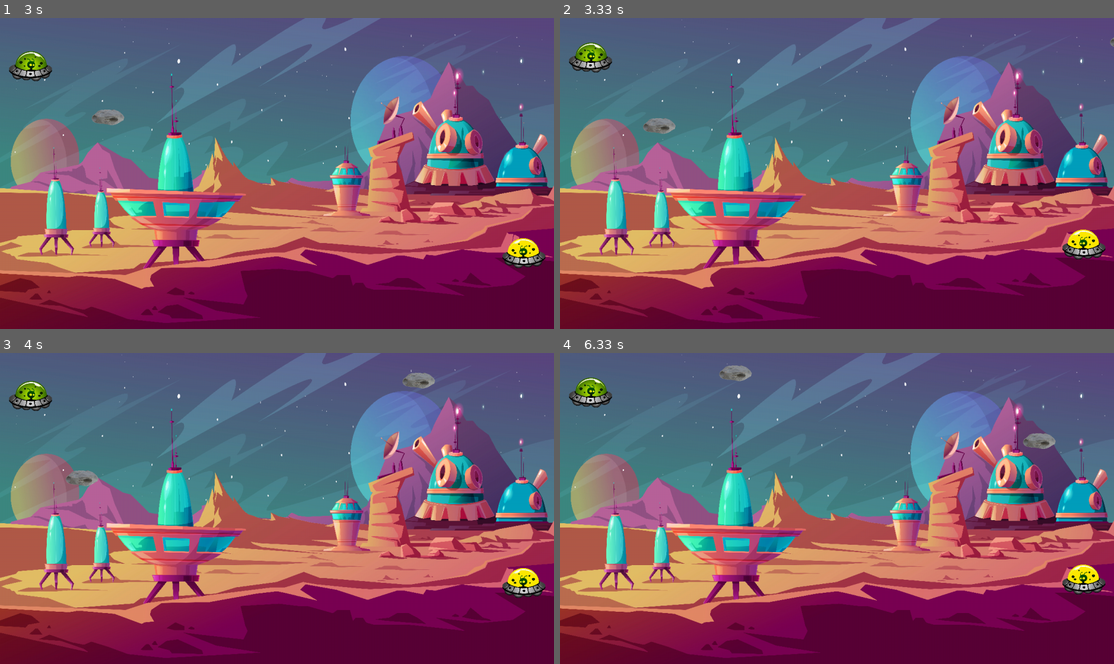
Above: before the commit, frames 1-4 (two rows, left to right).
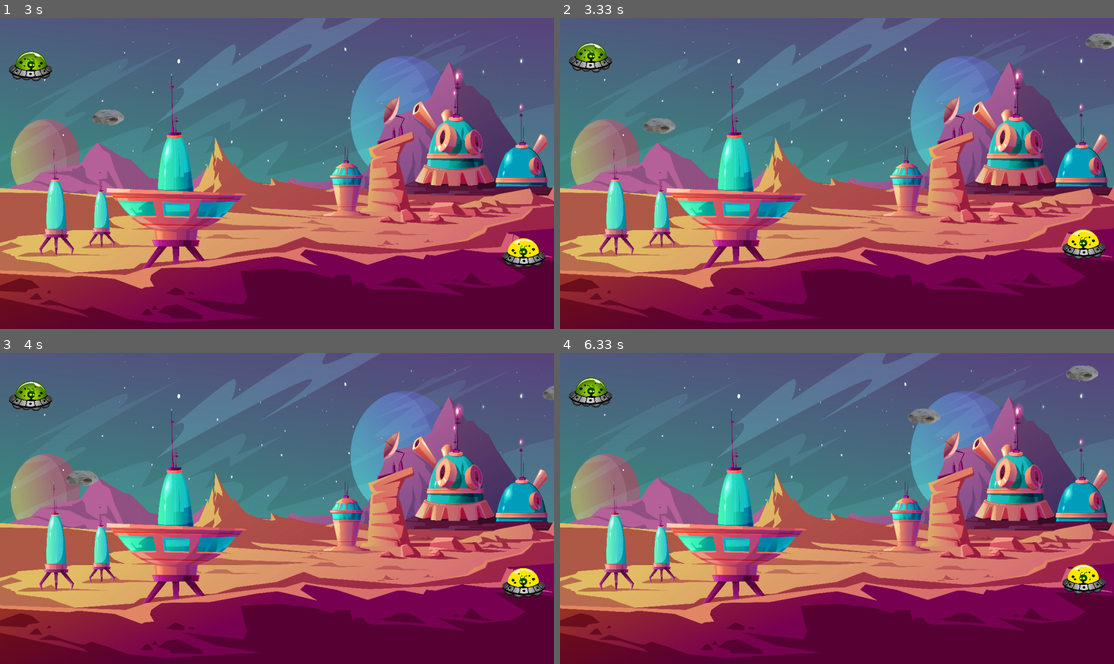
Above: after the commit, the same moments.

Repository: RedaPengam/Collision-Game
Game: pygame game, started from Collision Game/class_Main.py
Same seed, same stepped clock (60 frames per second), same inputs: the game is played once before the commit and once after it.
Inputs:
- Up to frame 1 (3 s): tap W at 0.33 s; hold Up 0.67-1.13 s; hold W 0.67-1.13 s; hold Down 1.17-1.47 s; hold S 1.17-1.47 s; hold Up 1.5-1.87 s; hold W 1.5-1.87 s; hold Down 1.9-2.27 s; hold S 1.9-2.27 s; hold Up 2.3-2.6 s; hold W 2.3-2.6 s; hold Down 2.63-2.93 s; hold S 2.63-2.93 s; hold Up from 2.97 s (still down); hold W from 2.97 s (still down)
- Up to frame 2 (3.33 s): keep holding Up; keep holding W
- Up to frame 3 (4 s): release Up at 3.33 s; release W at 3.33 s; hold Down 3.37-3.73 s; hold S 3.37-3.73 s; hold Up from 3.77 s (still down); hold W from 3.77 s (still down)
- Up to frame 4 (6.33 s): release Up at 4.07 s; release W at 4.07 s; hold Down 4.1-4.4 s; hold S 4.1-4.4 s; hold Up 4.43-4.8 s; hold W 4.43-4.8 s; hold Down 4.83-5.2 s; hold S 4.83-5.2 s; hold Up 5.23-5.53 s; hold W 5.23-5.53 s; hold Down 5.57-5.87 s; hold S 5.57-5.87 s; hold Up 5.9-6.27 s; hold W 5.9-6.27 s; hold Down from 6.3 s (still down); hold S from 6.3 s (still down)

Frame 1 is identical in both runs. In frame 2, 0.2% of the frame differs, in the area x 94-100%, y 4-11%; in frame 3, 0.3%; in frame 4, 0.9%, in the area x 28-98%, y 3-31%.

Commit message:
fix asteroids

Diff:
--- a/Collision Game/class_Asteroid.py
+++ b/Collision Game/class_Asteroid.py
@@ -23,15 +23,21 @@
     def rotate(self):
         self.angle += 12
         self.image = pg.transform.rotozoom(self.origin_image, self.angle, 1)
-        self.rect = self.image.get_rect(center = self.rect)
+        self.rect = self.image.get_rect(center = self.rect.center)
 
     def move1(self):
         self.rect.y += self.velocity
         self.rect.x += self.velocity
+        # asteroid off screen
+        if (0 > self.rect.y or self.rect.y > 720) or (0 > self.rect.x or self.rect.x > 1280):
+            self.initialPosition()
 
     def move2(self):
         self.rect.y += self.velocity
         self.rect.x -= self.velocity
+        # asteroid off screen
+        if (0 > self.rect.y or self.rect.y > 720) or (0 > self.rect.x or self.rect.x > 1280):
+            self.initialPosition()
 
     def remove(self):
         self.asteroid.remove(self)
--- a/Collision Game/class_Main.py
+++ b/Collision Game/class_Main.py
@@ -32,9 +32,6 @@
     screen.blit(game.asteroid1.image, game.asteroid1.rect)
     screen.blit(game.asteroid2.image, game.asteroid2.rect)
 
-    # refreshes the screen
-    pg.display.flip()
-
     # player1 actions if key pressed
     if game.pressed.get(pg.K_w) and game.player1.rect.y > 20 :
         game.player1.move_up()
@@ -47,14 +44,12 @@
     elif game.pressed.get(pg.K_DOWN) and game.player2.rect.y < 630 :
         game.player2.move_down()
 
-    # asteroid actions
+    # asteroids actions
     game.asteroid1.move1()
     game.asteroid2.move2()
-    # asteroid off screen
-    if (0 > game.asteroid1.rect.y or game.asteroid1.rect.y > 720) or (0 > game.asteroid1.rect.x or game.asteroid1.rect.x > 1280):
-        game.asteroid1.initialPosition()
-    if (0 > game.asteroid2.rect.y or game.asteroid2.rect.y > 720) or (0 > game.asteroid2.rect.x or game.asteroid2.rect.x > 1280):
-        game.asteroid2.initialPosition()
+
+    # refreshes the screen
+    pg.display.flip()
 
     # looks for key pressed every 1/60 sec
     for event in pg.event.get():
